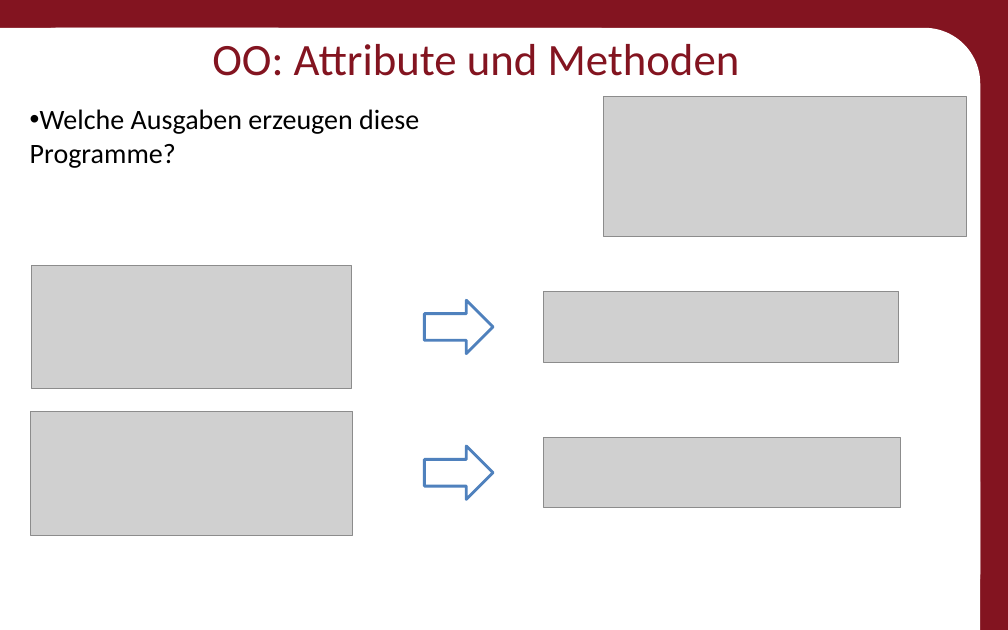
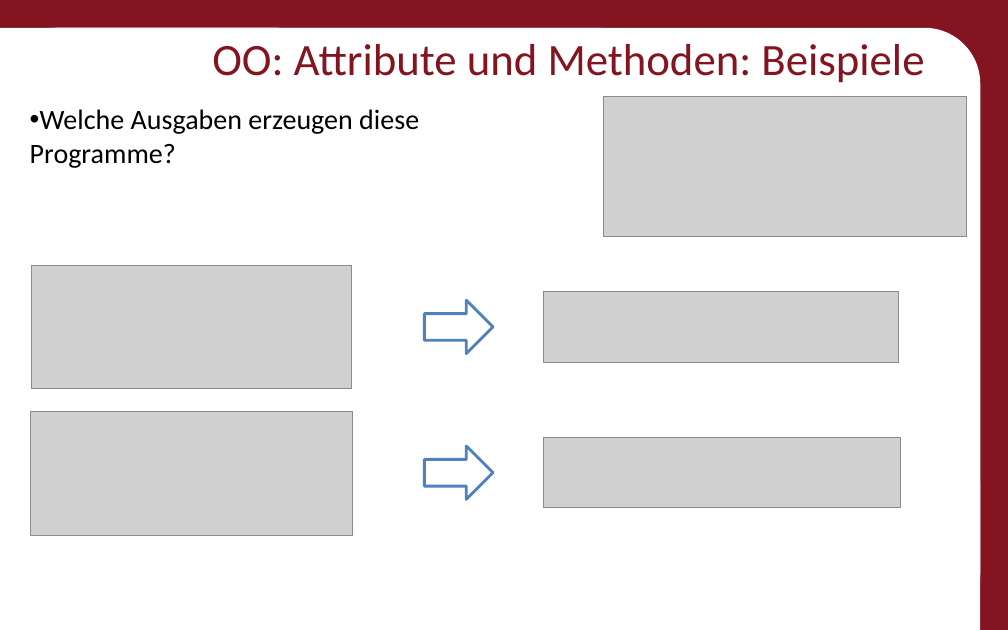
Before and after one commit to Roboscope/java-with-nao, a slide deck: slide 39 of Präsentationen/Anfänger - Java mit NAO.pptx. Drawn at 1008x630 pixels with LibreOffice and Linux fonts; fonts in the diff are those of the drawing; grey boxes stand for pictures; background and template pictures are left out. Boxes give left, top, right and bottom in pixels: in the first picture for what was removed or moved away, otherwise in the second. Text is boxed around its words. In the diff, an @@ line names an element or a change of style, - is before the commit and + after.

```diff
--- a/Präsentationen/Anfänger - Java mit NAO.pptx
+++ b/Präsentationen/Anfänger - Java mit NAO.pptx
@@ title at (212,44,924,83): text changed @@
-OO: Attribute und Methoden
+OO: Attribute und Methoden: Beispiele
```
Also in this commit, not shown: 10 other slides changed, 1 slide added, 26 other files.
